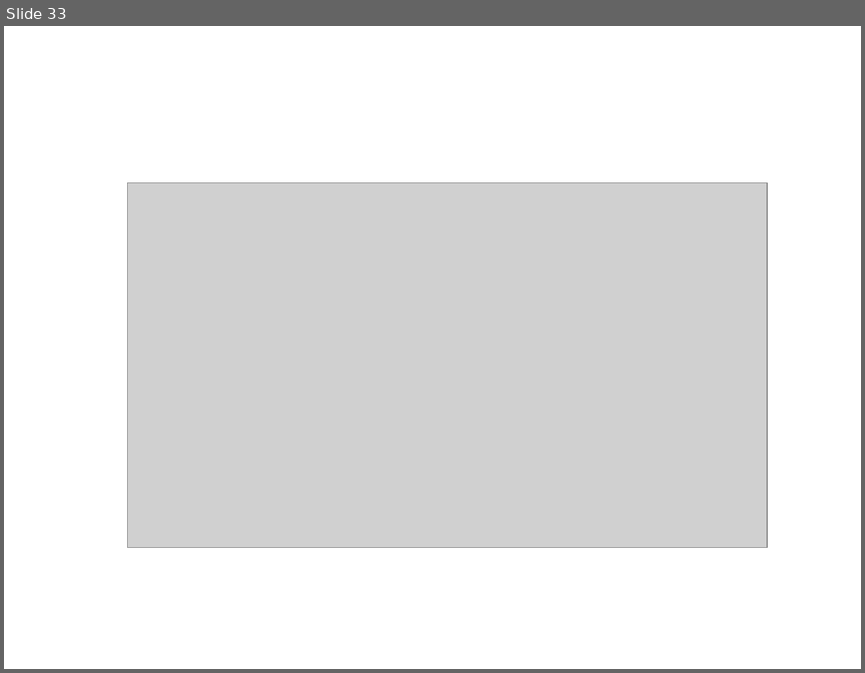
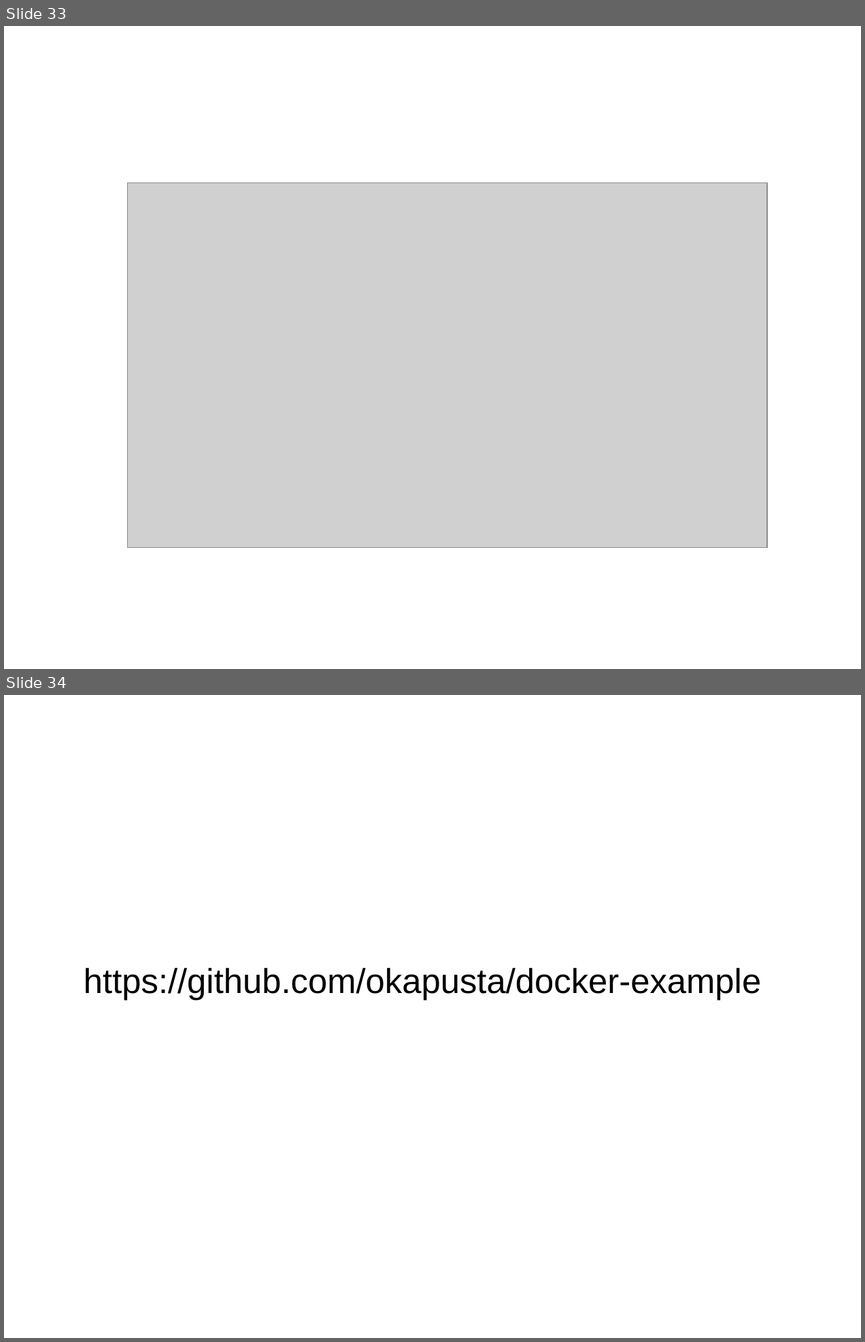
Before and after one commit to okapusta/docker-example, a slide deck: doc/docker.odp. Shown one above the other, each under a label of ours: slide 33 before the commit, slides 33 and 34 after it. The pictures are 865x673 and 865x1342 pixels, drawn with LibreOffice and Linux fonts; fonts in the diff are those of the drawing; grey boxes stand for pictures. Boxes give left, top, right and bottom in pixels: in the first picture for what was removed or moved away, otherwise in the second. Text is boxed around its words. In the diff, an @@ line names an element or a change of style, - is before the commit and + after.

Commit message:
Add github repo

```diff
--- a/doc/docker.odp
+++ b/doc/docker.odp
@@ slide 34 added at (4,695,861,1338), background #FFFFFF @@
@@ text added at (84,968,761,1000), 32 pt, text #000000 @@
+https://github.com/okapusta/docker-example
```
